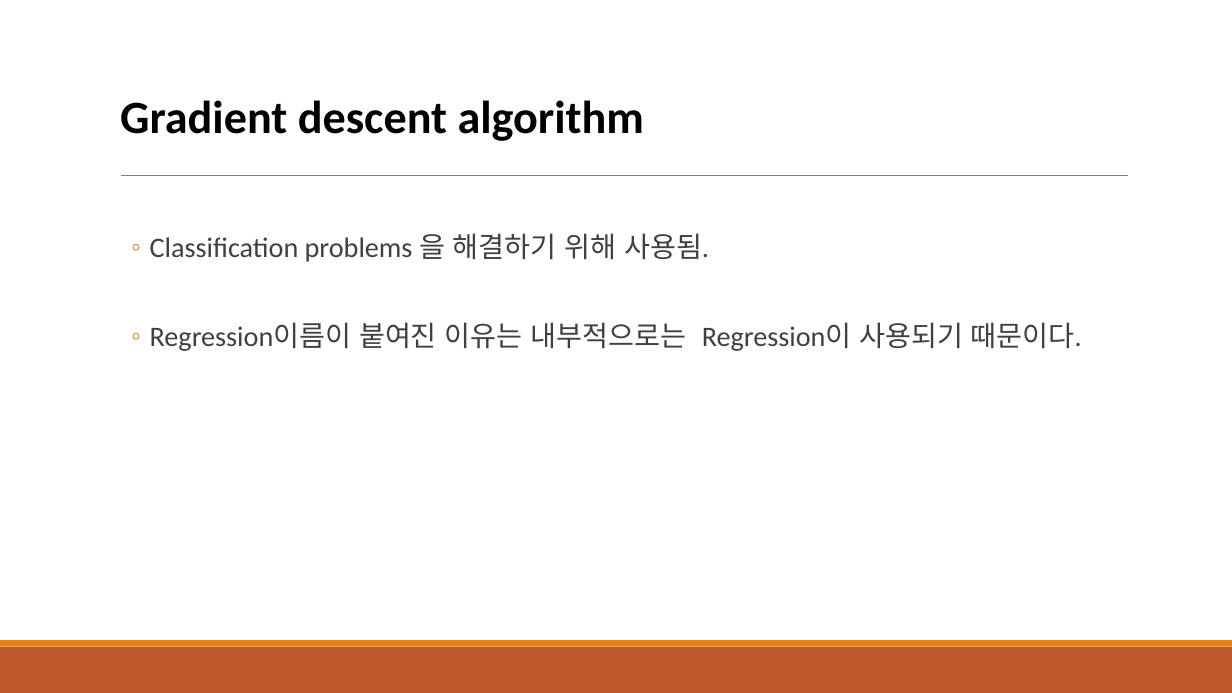
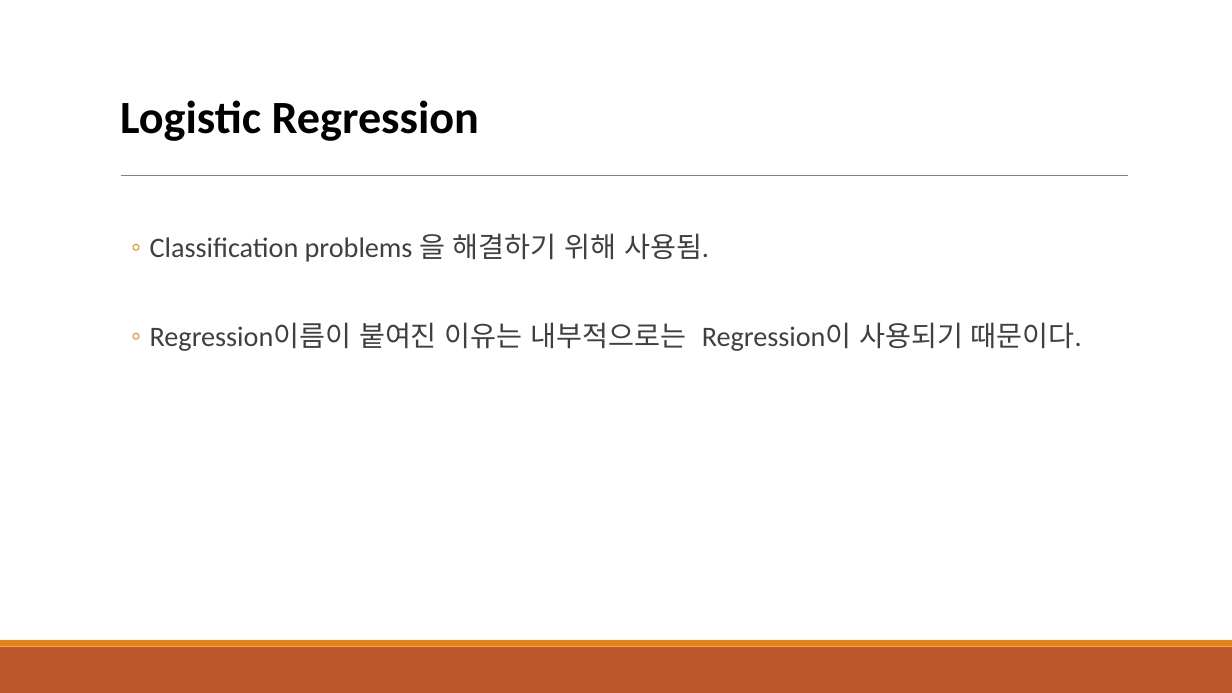
Before and after one commit to psm9733/jekyll-now, a slide deck: slide 14 of ppt/Regression.pptx. Drawn at 1232x693 pixels with LibreOffice and Linux fonts; fonts in the diff are those of the drawing. Boxes give left, top, right and bottom in pixels: in the first picture for what was removed or moved away, otherwise in the second. Text is boxed around its words. In the diff, an @@ line names an element or a change of style, - is before the commit and + after.

```diff
--- a/ppt/Regression.pptx
+++ b/ppt/Regression.pptx
@@ title at <box>120,100,479,141</box>: text changed @@
-  Gradient descent algorithm
+  Logistic Regression
```
Also in this commit, not shown: 1 other file.
